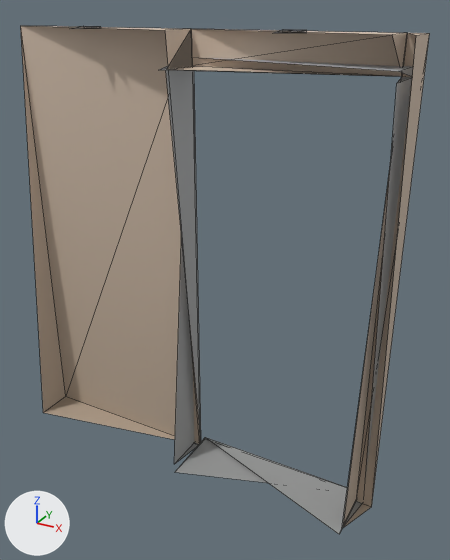
What one commit did to the glTF model models/kit/doorWallM_regocrete_meshin.glb.
Rendered twice from a 50 mm lens placed at (1.52, -2.36, 2.29), pointed at (0.18, 0.08, 1.07). The lights are fixed; the arrows at lower left show +X, +Y and +Z. The first picture is the older version. Mesh edges are drawn as thin lines. Vertices at exactly the same position are counted once.

The first picture shows 'doorWallM_regocrete_meshin'.
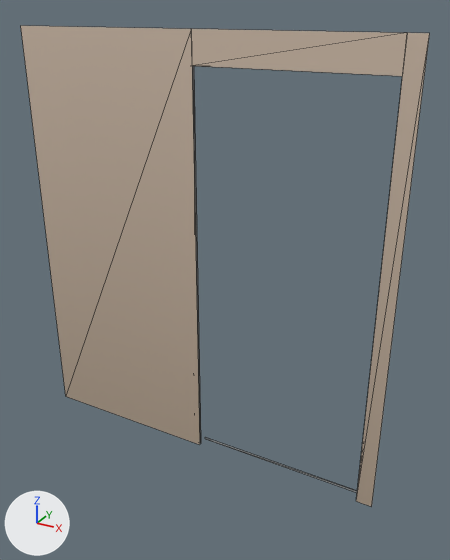
The change in detail:
me_base is used by ob_doorwallm_regocrete_meshin; location (0.0, 0.0, 0.0).
me_base had 50 vertices, 54 faces and spanned x -1.0..1.0, y -0.16..0.16, z 0.0..2.21.
me_base now has 24 vertices, 14 faces and spans x -1.0..1.0, y 0.1..0.16, z 0.0..2.2.
me_base part 1: the loose piece of 6 vertices spanning x 0.45..0.55, y -0.05..0.05, z 2.2..2.21 is deleted.
me_base part 2: the loose piece of 6 vertices spanning x -0.55..-0.45, y -0.05..0.05, z 2.2..2.21 is deleted.
Part 3, on me_base:
14 vertices are removed from x -1.0..1.0, y -0.16..-0.1, z 0.0..2.2.
28 faces are deleted.

Pixel boxes [x1, y1, x2, y2] of what changed, in the pictures (450 x 560 px):
'doorWallM_regocrete_meshin', reshaped
    before: [21, 26, 430, 534]
    after: [21, 26, 430, 507]
part 1 of me_base, deleted
    before: [274, 29, 307, 33]
part 2 of me_base, deleted
    before: [71, 26, 101, 29]
part 3 of me_base, deleted
    before: [21, 26, 430, 534]
